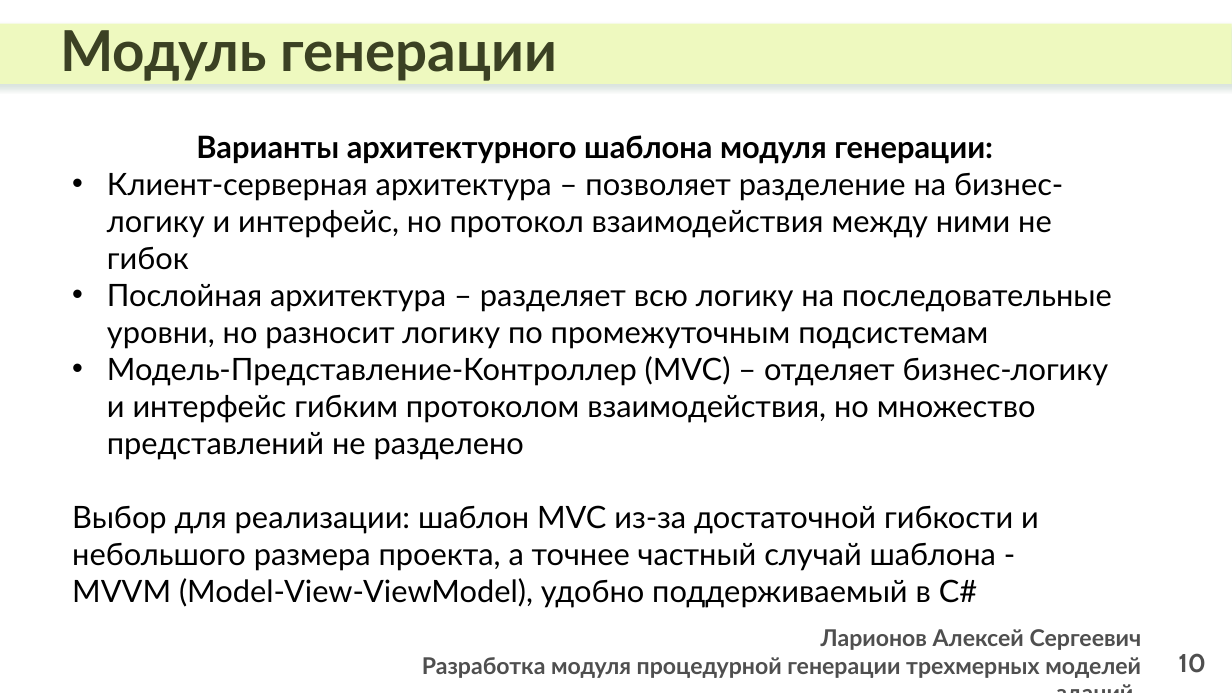
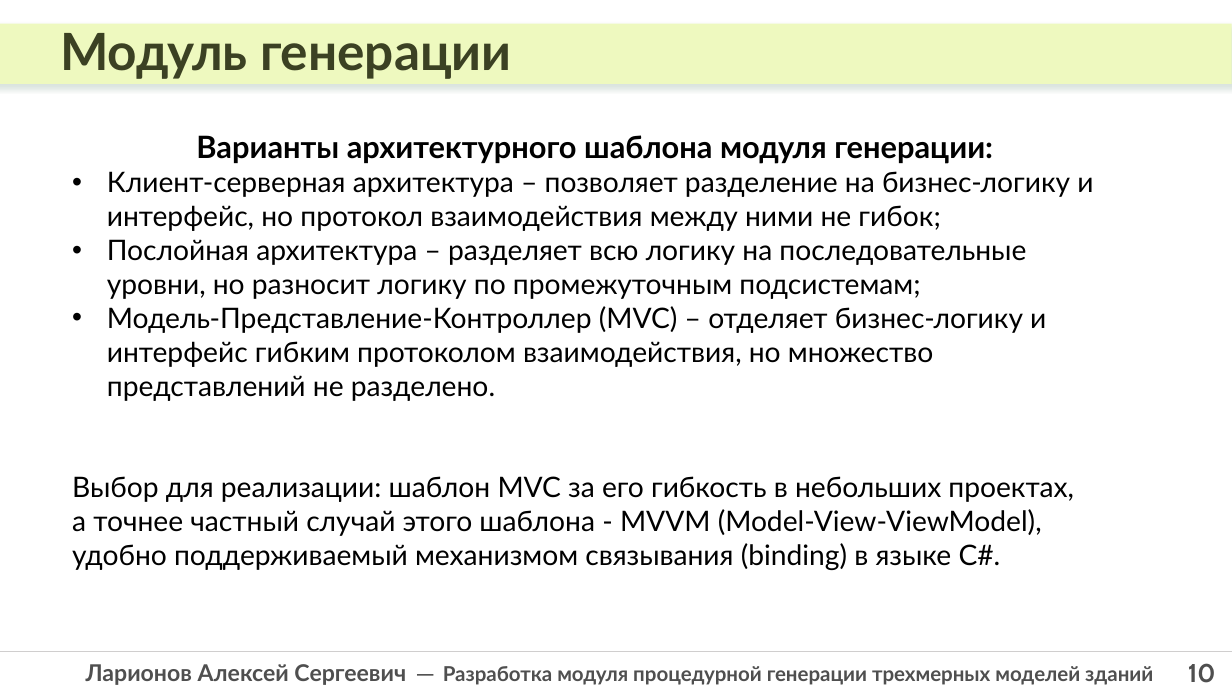
Before and after one commit to laralex/polytech-bachelor-thesis, a slide deck: slide 10 of defence/Ларионов_АС_ВКР_слайды.pptx. Drawn at 1232x693 pixels with LibreOffice and Linux fonts; fonts in the diff are those of the drawing. Boxes give left, top, right and bottom in pixels: in the first picture for what was removed or moved away, otherwise in the second. Text is boxed around its words. In the diff, an @@ line names an element or a change of style, - is before the commit and + after.

```diff
--- a/defence/Ларионов_АС_ВКР_слайды.pptx
+++ b/defence/Ларионов_АС_ВКР_слайды.pptx
@@ text "Модуль генерации" at box(60, 33, 511, 79): size 44 to 40 pt @@
@@ text at box(72, 171, 1093, 570): text changed; size 24 to 22 pt @@
-• Клиент-серверная архитектура – позволяет разделение на бизнес-логику и интерфейс, но протокол взаимодействия между ними не гибок
-• Послойная архитектура – разделяет всю логику на последовательные уровни, но разносит логику по промежуточным подсистемам
-• Модель-Представление-Контроллер (MVC) – отделяет бизнес-логику и интерфейс гибким протоколом взаимодействия, но множество представлений не разделено
-Выбор для реализации: шаблон MVC из-за достаточной гибкости и небольшого размера проекта, а точнее частный случай шаблона -
-MVVM (Model-View-ViewModel), удобно поддерживаемый в C#
+• Клиент-серверная архитектура – позволяет разделение на бизнес-логику и интерфейс, но протокол взаимодействия между ними не гибок;
+• Послойная архитектура – разделяет всю логику на последовательные уровни, но разносит логику по промежуточным подсистемам;
+• Модель-Представление-Контроллер (MVC) – отделяет бизнес-логику и интерфейс гибким протоколом взаимодействия, но множество представлений не разделено.
+Выбор для реализации: шаблон MVC за его гибкость в небольших проектах,
+а точнее частный случай этого шаблона - MVVM (Model-View-ViewModel),
+удобно поддерживаемый механизмом связывания (binding) в языке C#.
@@ line added from (0, 652) to (1232, 652), #D0CECE 1 pt @@
@@ page number: place and size @@
-page number at box(1178, 653, 1206, 673)
+page number at box(1188, 663, 1216, 683)
@@ page number at box(1188, 663, 1216, 683): alignment right to centre @@
@@ text at box(86, 664, 1153, 685): text changed; size 18 to 16 pt @@
-Ларионов Алексей Сергеевич
-Разработка модуля процедурной генерации трехмерных моделей зданий
+Ларионов Алексей Сергеевич ─ Разработка модуля процедурной генерации трехмерных моделей зданий
```
Also in this commit, not shown: 14 other slides changed, 1 slide added, 3 other files.
